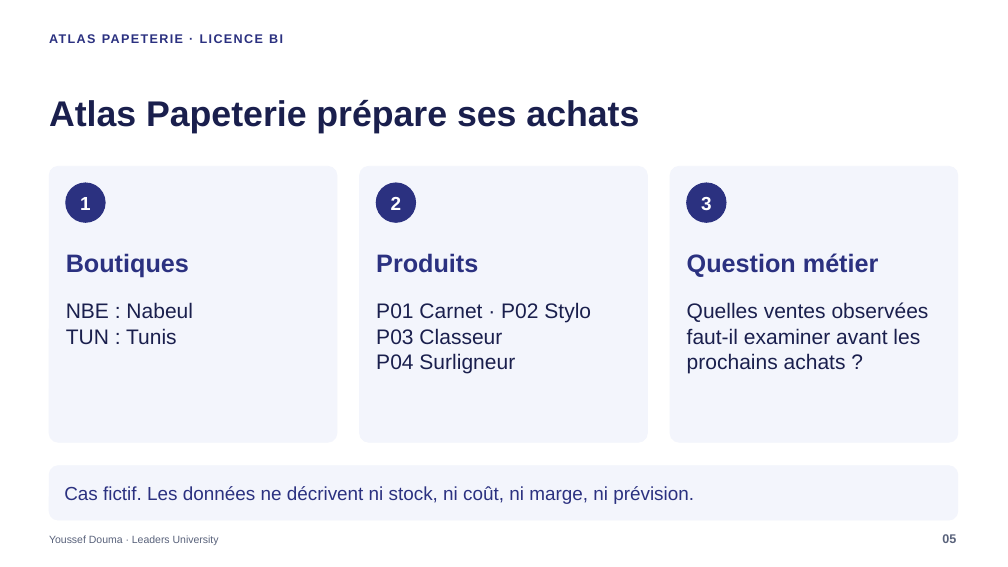
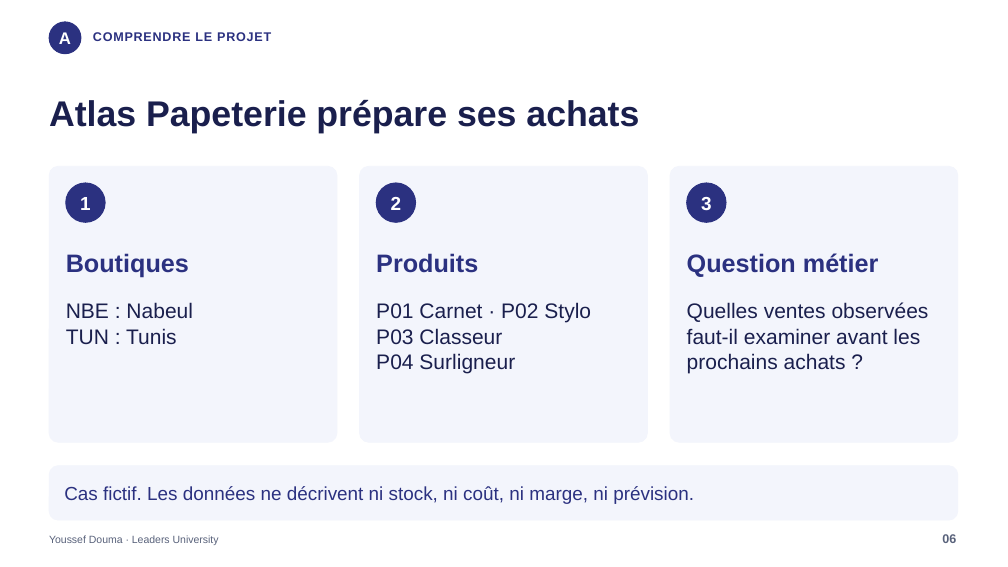
Before and after one commit to jodouma/leaders-bi-ia-etl-28h, a slide deck: slide 6 of presentation/Atlas_BI_IA_28h.pptx (slide 5 before the commit). Drawn at 1008x567 pixels with LibreOffice and Linux fonts; fonts in the diff are those of the drawing. Boxes give left, top, right and bottom in pixels: in the first picture for what was removed or moved away, otherwise in the second. Text is boxed around its words. In the diff, an @@ line names an element or a change of style, - is before the commit and + after.

```diff
--- a/presentation/Atlas_BI_IA_28h.pptx
+++ b/presentation/Atlas_BI_IA_28h.pptx
@@ ellipse added at (49,22,81,54), fill #2B3180, outline #2B3180 1 pt @@
@@ text added at (59,32,71,44), 16 pt, text #FFFFFF, bold @@
+A
@@ text added at (93,32,271,41), 12 pt, text #2B3180, bold @@
+COMPRENDRE LE PROJET
@@ text at (942,534,956,543): text changed @@
-05
+06
```
Also in this commit, not shown: 59 other slides changed, 5 slides added, 2 slides removed, 47 other files.
